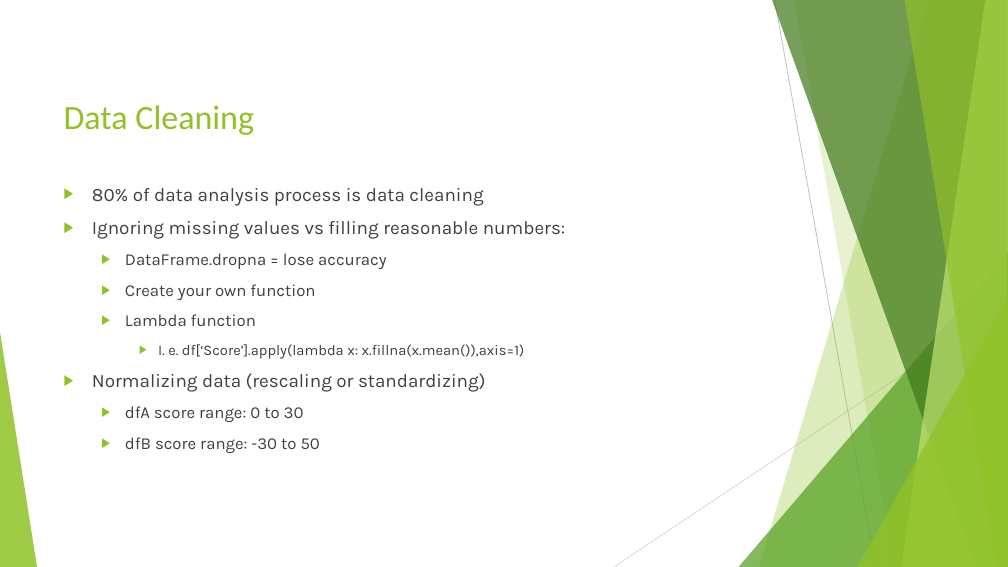
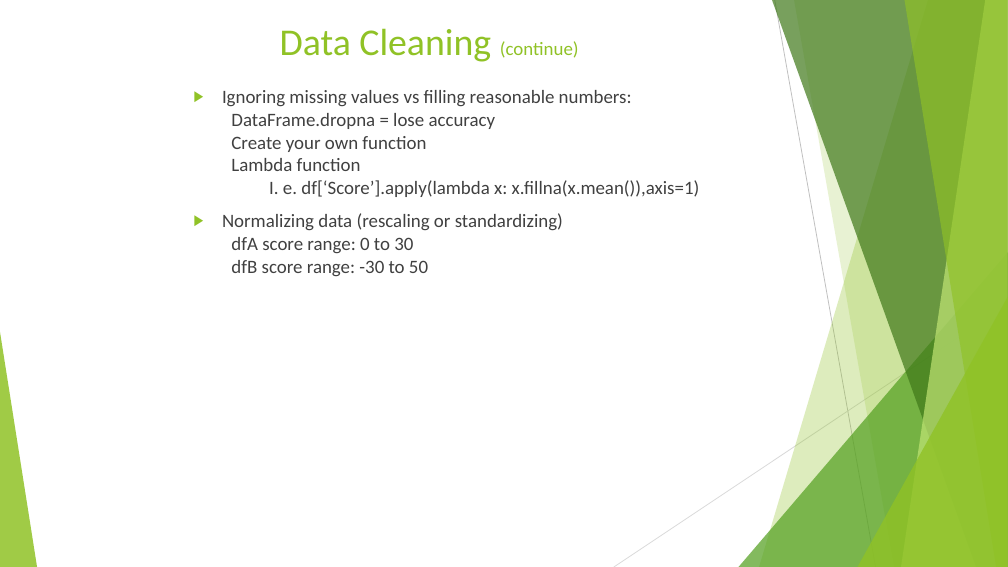
Before and after one commit to TedMur/SnakeBait, a slide deck: slide 5 of SnakeBitePresentation.pptx. Drawn at 1008x567 pixels with LibreOffice and Linux fonts; fonts in the diff are those of the drawing. Boxes give left, top, right and bottom in pixels: in the first picture for what was removed or moved away, otherwise in the second. Text is boxed around its words. In the diff, an @@ line names an element or a change of style, - is before the commit and + after.

```diff
--- a/SnakeBitePresentation.pptx
+++ b/SnakeBitePresentation.pptx
@@ title at (280,28,579,62): text changed; size 32.4 to 36 pt @@
-Data Cleaning
+Data Cleaning (continue)
@@ text "Ignoring missing values vs filling ...": place and size @@
-text "Ignoring missing values vs filling ..." at (92,188,565,453)
+text "Ignoring missing values vs filling ..." at (222,90,700,276)
@@ text "Ignoring missing values vs filling ..." at (222,90,700,276): font Karla to Calibri; size 16 to 18 pt in "DataFrame.dropna = lose accuracy", "Create your own function", "Lambda function", "dfA score range: 0 to 30" and 1 more places; size 14 to 18 pt in "I. e. df[‘Score’].apply(lambda x: x.fillna(x.mean()),axis=1)"; bullet ▶ to none; less space between paragraphs @@
@@ text at (92,188,483,206): paragraph removed @@
-▶ 80% of data analysis process is data cleaning
```
Also in this commit, not shown: 9 other slides changed, 3 slides added, 2 slides removed.
